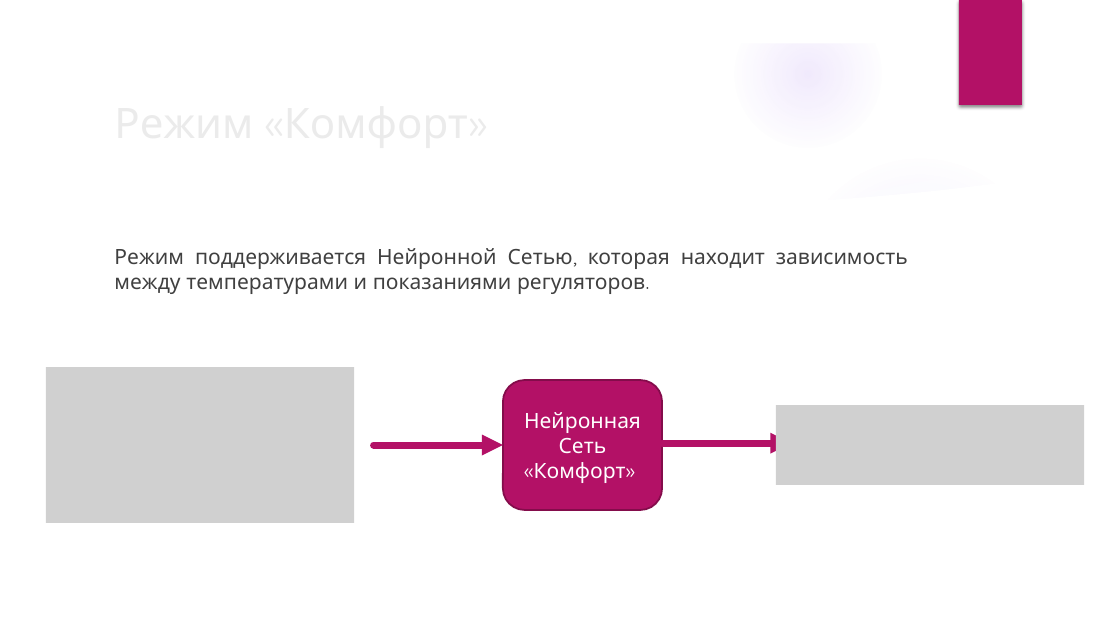
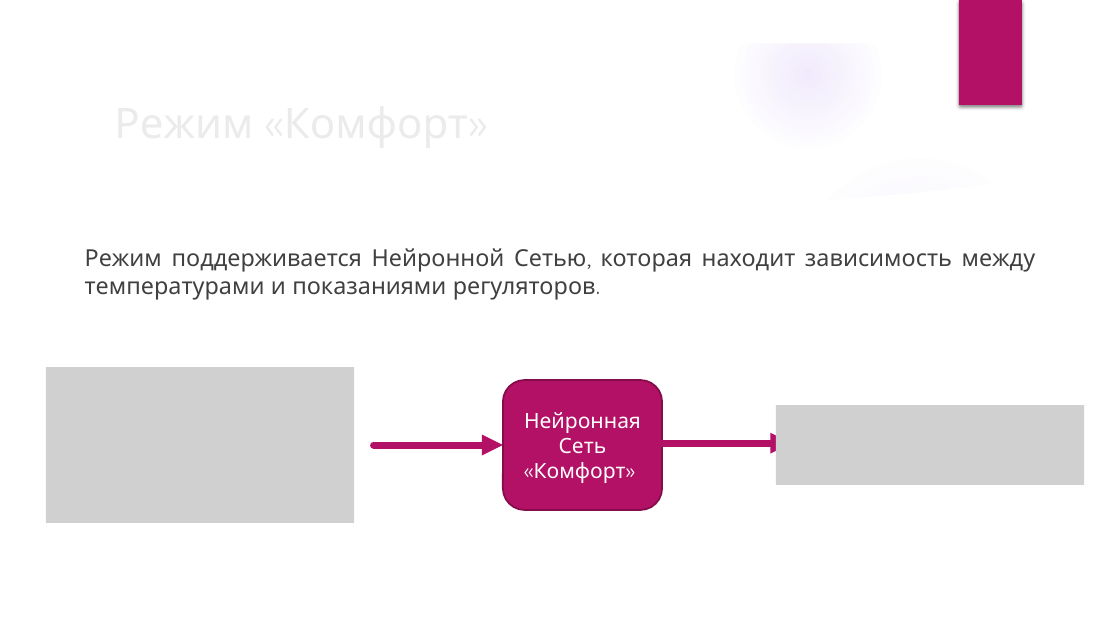
Before and after one commit to Corvin71/neuro-hack, a slide deck: slide 7 of present.pptx. Drawn at 1120x630 pixels with LibreOffice and Linux fonts; fonts in the diff are those of the drawing; grey boxes stand for pictures; background and template pictures are left out. Boxes give left, top, right and bottom in pixels: in the first picture for what was removed or moved away, otherwise in the second. Text is boxed around its words. In the diff, an @@ line names an element or a change of style, - is before the commit and + after.

```diff
--- a/present.pptx
+++ b/present.pptx
@@ text "Режим поддерживается Нейронной Сетью, которая ...": place and size @@
-text "Режим поддерживается Нейронной Сетью, которая ..." at box(114, 248, 908, 294)
+text "Режим поддерживается Нейронной Сетью, которая ..." at box(85, 248, 1036, 300)
@@ text "Режим поддерживается Нейронной Сетью, которая ..." at box(85, 248, 1036, 300): size 18 to 20 pt @@
```
Also in this commit, not shown: 11 other slides changed, 2 slides added, 1 slide removed, 2 other files.
